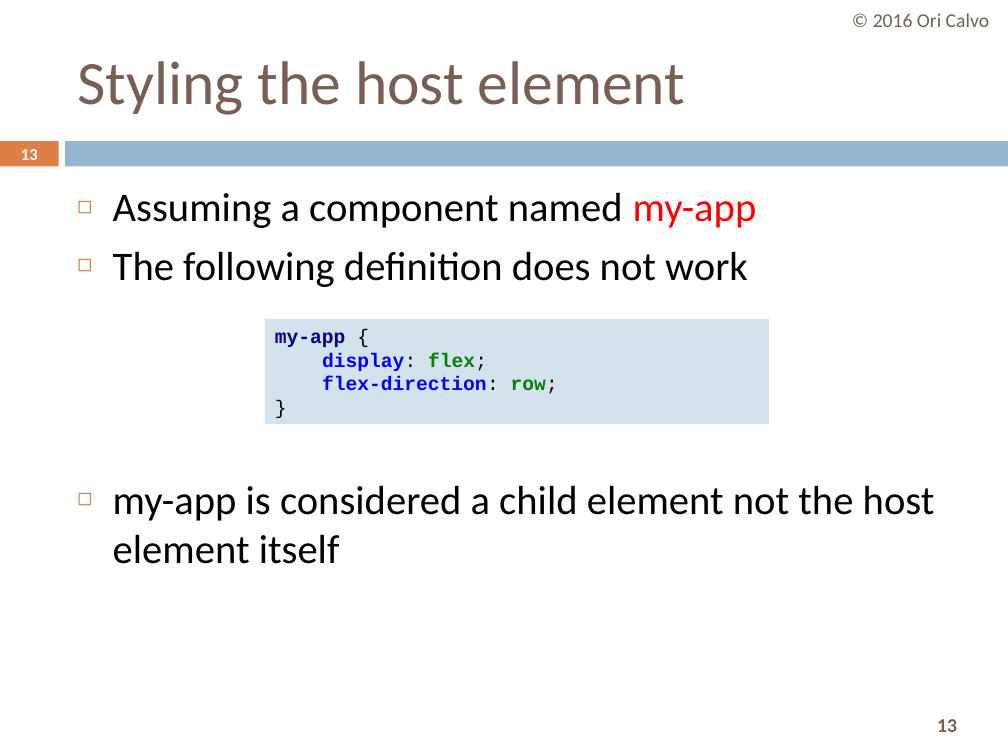
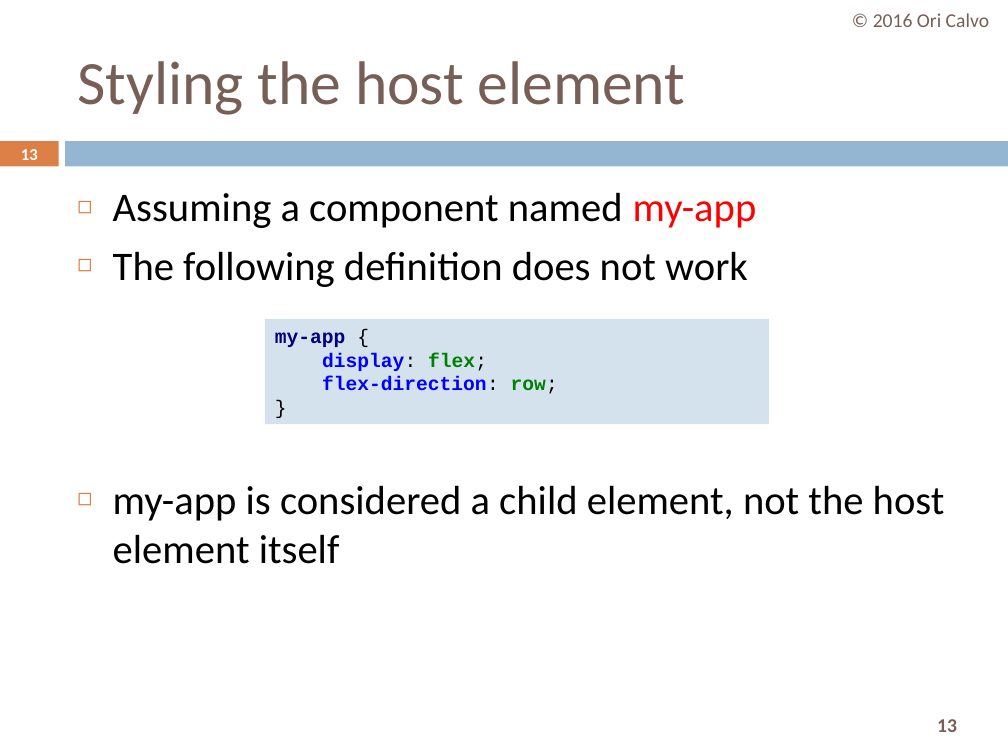
Before and after one commit to oricalvo/course-angular, a slide deck: slide 13 of PPTs/04 Advanced Components.pptx. Drawn at 1008x756 pixels with LibreOffice and Linux fonts; fonts in the diff are those of the drawing. Boxes give left, top, right and bottom in pixels: in the first picture for what was removed or moved away, otherwise in the second. Text is boxed around its words. In the diff, an @@ line names an element or a change of style, - is before the commit and + after.

```diff
--- a/PPTs/04 Advanced Components.pptx
+++ b/PPTs/04 Advanced Components.pptx
@@ text at (x1=113, y1=485, x2=945, y2=564): text changed @@
-◻ my-app is considered a child element not the host element itself
+◻ my-app is considered a child element, not the host element itself
```
Also in this commit, not shown: 2 other slides changed, 2 other files.
